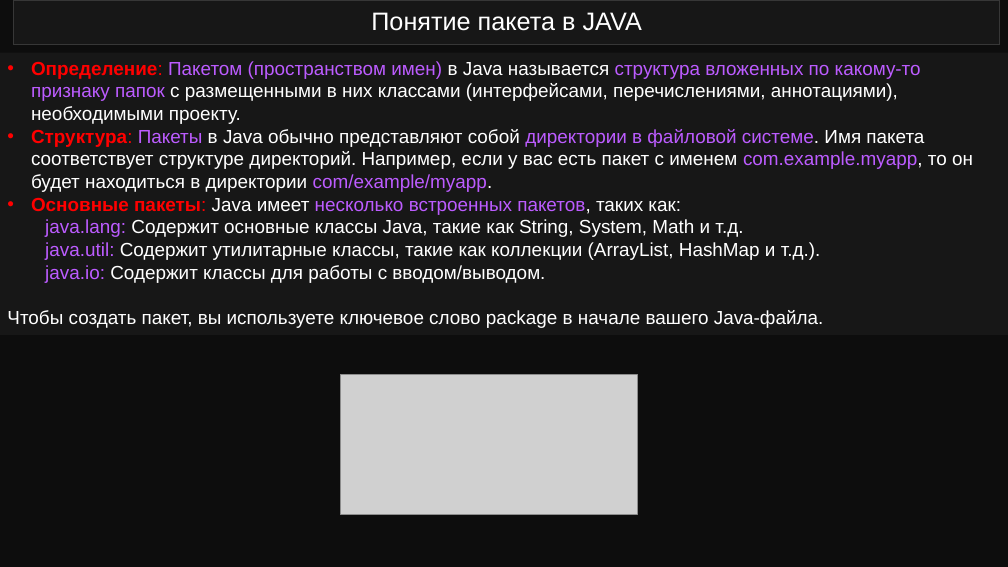
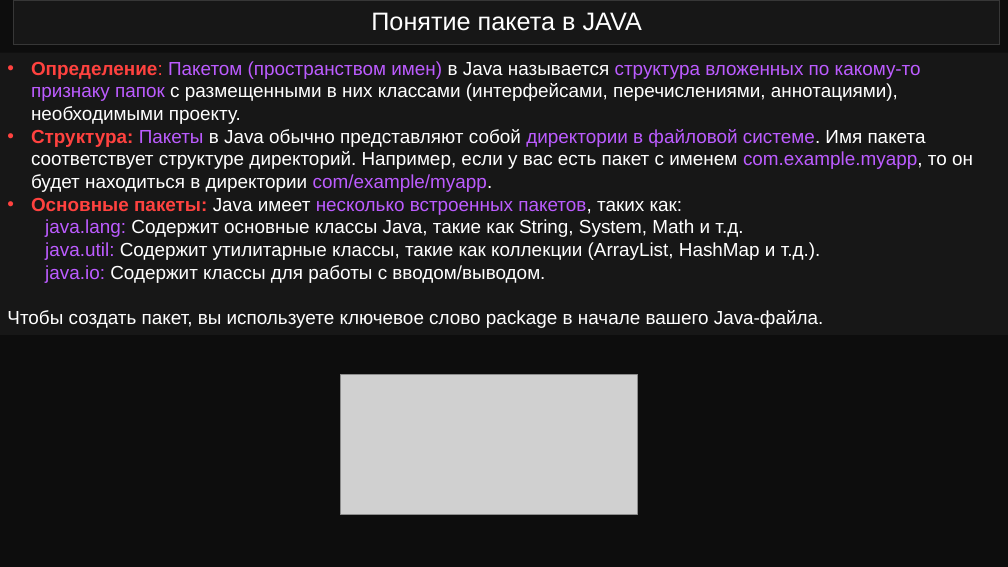
Before and after one commit to x-dv7/01_OOP, a slide deck: slide 23 of Установка_JDK_Настройка_IDE_Основы_ООП_JAVA.pptx. Drawn at 1008x567 pixels with LibreOffice and Linux fonts; fonts in the diff are those of the drawing; grey boxes stand for pictures. Boxes give left, top, right and bottom in pixels: in the first picture for what was removed or moved away, otherwise in the second. Text is boxed around its words. In the diff, an @@ line names an element or a change of style, - is before the commit and + after.

```diff
--- a/Установка_JDK_Настройка_IDE_Основы_ООП_JAVA.pptx
+++ b/Установка_JDK_Настройка_IDE_Основы_ООП_JAVA.pptx
@@ text in rectangle at [31,61,973,215]: text colour #FF0000 to #FF423F in "Определение:", "Структура:", "Основные пакеты:"; bold on in "Структура:", "пакеты:" @@
```
Also in this commit, not shown: 33 other files.
